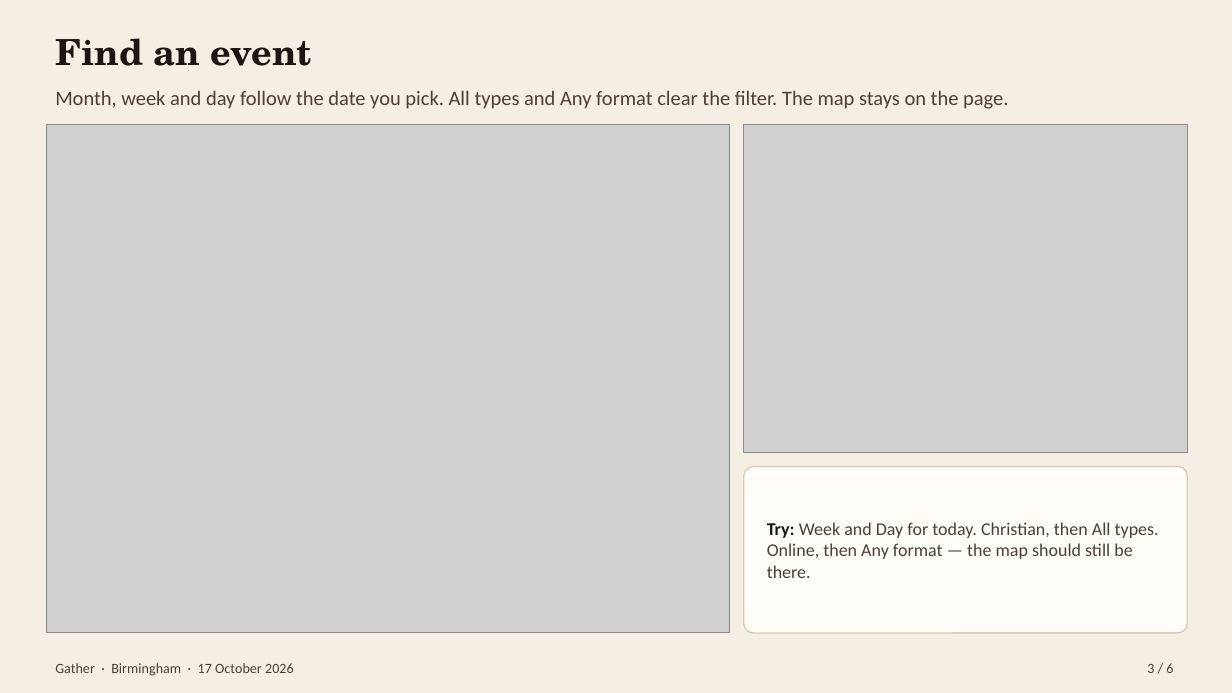
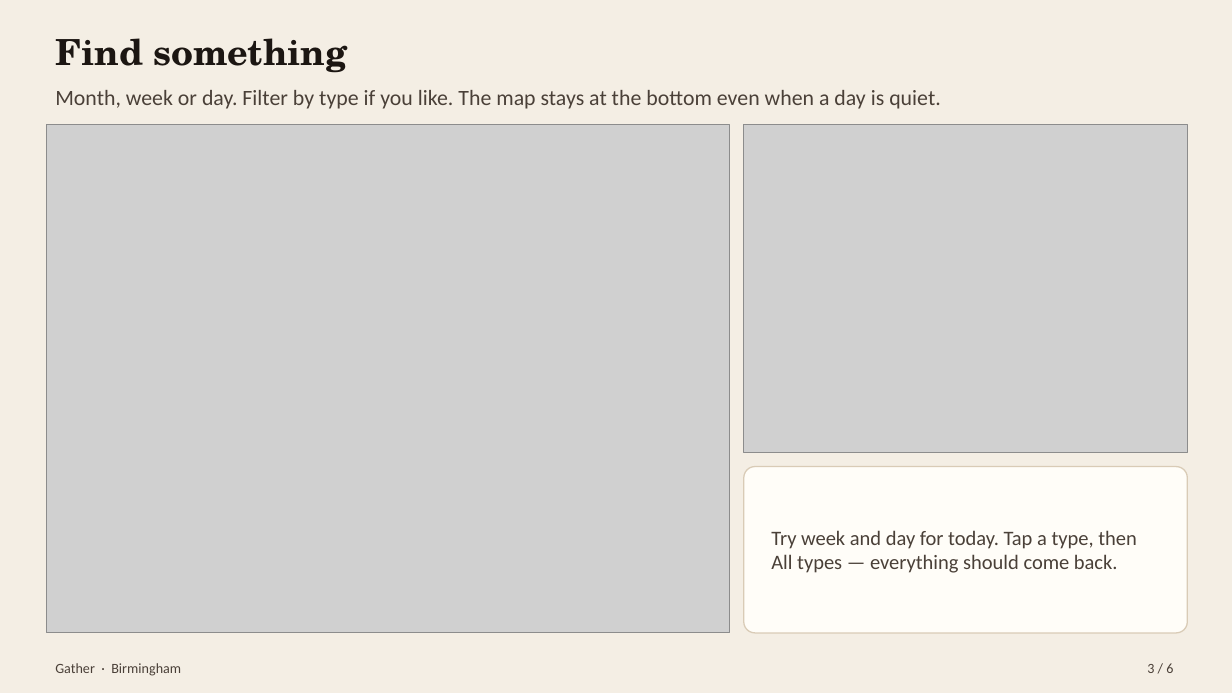
Before and after one commit to ai-xps/comms_events_v1, a slide deck: slide 3 of docs/presentation/Gather-tester-guide.pptx. Drawn at 1232x693 pixels with LibreOffice and Linux fonts; fonts in the diff are those of the drawing; grey boxes stand for pictures. Boxes give left, top, right and bottom in pixels: in the first picture for what was removed or moved away, otherwise in the second. Text is boxed around its words. In the diff, an @@ line names an element or a change of style, - is before the commit and + after.

```diff
--- a/docs/presentation/Gather-tester-guide.pptx
+++ b/docs/presentation/Gather-tester-guide.pptx
@@ text at [55, 38, 347, 73]: text changed @@
-Find an event
+Find something
@@ text at [55, 90, 941, 109]: text changed; size 16 to 17 pt @@
-Month, week and day follow the date you pick. All types and Any format clear the filter. The map stays on the page.
+Month, week or day. Filter by type if you like. The map stays at the bottom even when a day is quiet.
@@ rounded rectangle at [744, 467, 1188, 633]: proportions changed @@
@@ text at [771, 530, 1137, 573]: text changed; size 14 to 16 pt @@
-Try: Week and Day for today. Christian, then All types. Online, then Any format — the map should still be there.
+Try week and day for today. Tap a type, then All types — everything should come back.
@@ text at [55, 663, 181, 676]: text changed @@
-Gather · Birmingham · 17 October 2026
+Gather · Birmingham
```
Also in this commit, not shown: 4 other slides changed, 1 slide added, 1 slide removed, 7 other files.
